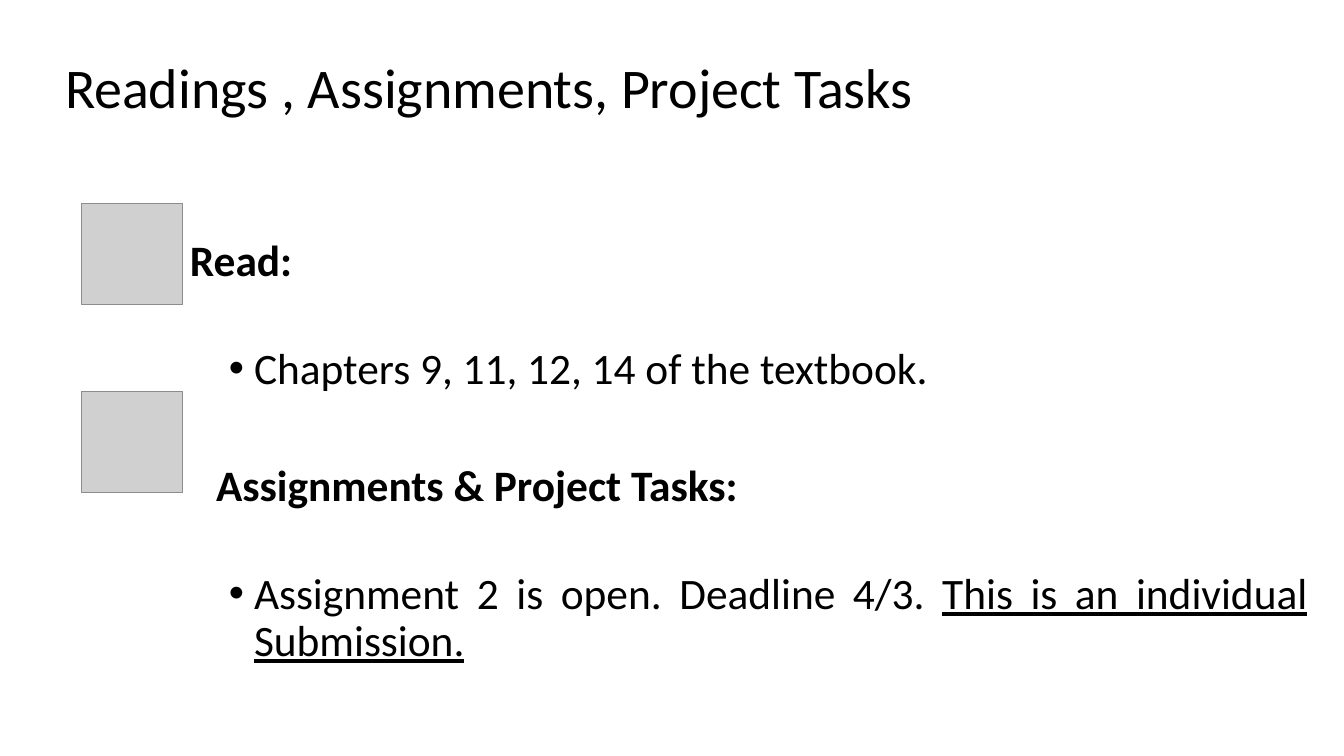
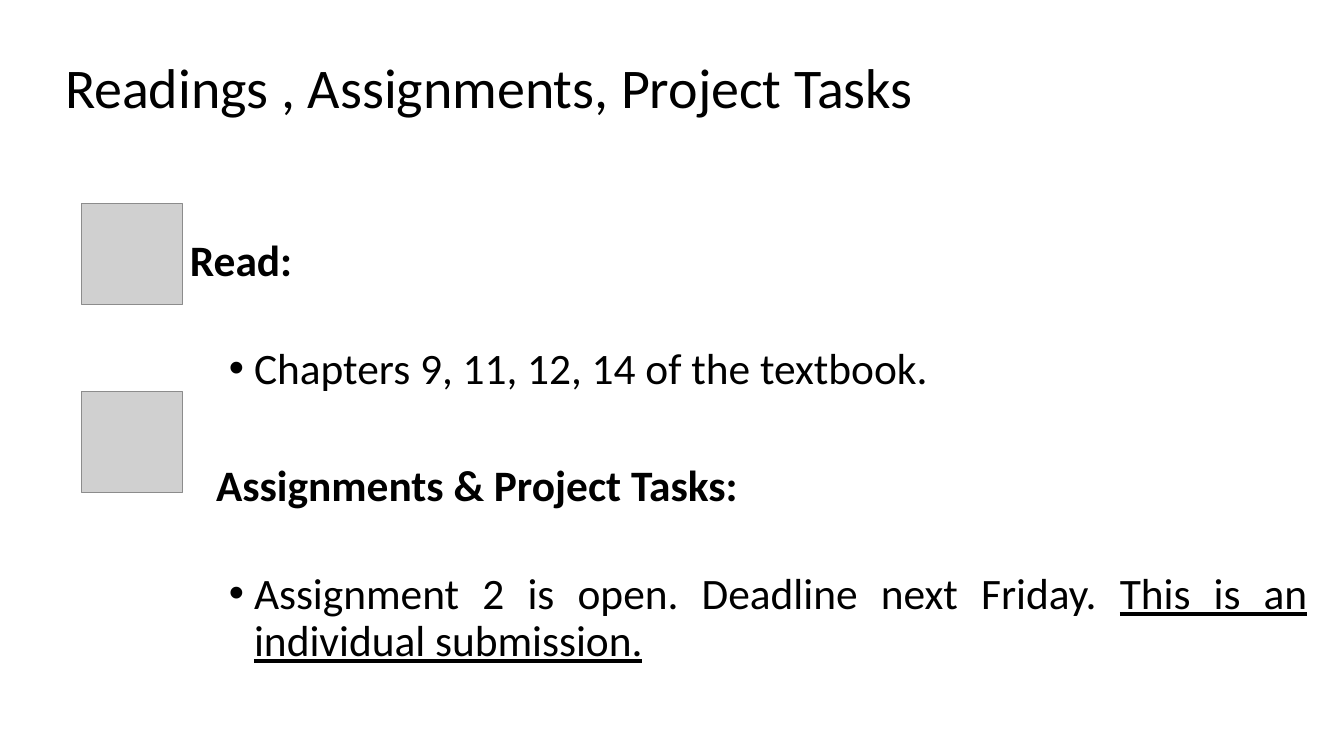
Before and after one commit to kthanasi-git/SW_Engineering, a slide deck: slide 21 of SOFTWARE ENGINEERING/SLIDES/11- Design Priciples V.pptx. Drawn at 1344x756 pixels with LibreOffice and Linux fonts; fonts in the diff are those of the drawing; grey boxes stand for pictures. Boxes give left, top, right and bottom in pixels: in the first picture for what was removed or moved away, otherwise in the second. Text is boxed around its words. In the diff, an @@ line names an element or a change of style, - is before the commit and + after.

```diff
--- a/SOFTWARE ENGINEERING/SLIDES/11- Design Priciples V.pptx
+++ b/SOFTWARE ENGINEERING/SLIDES/11- Design Priciples V.pptx
@@ text at box(254, 579, 1308, 663): text changed @@
-    • Assignment 2 is open. Deadline 4/3. This is an individual Submission.
+    • Assignment 2 is open. Deadline next Friday. This is an individual submission.
```
Also in this commit, not shown: 1 slide added, 4 other files.
